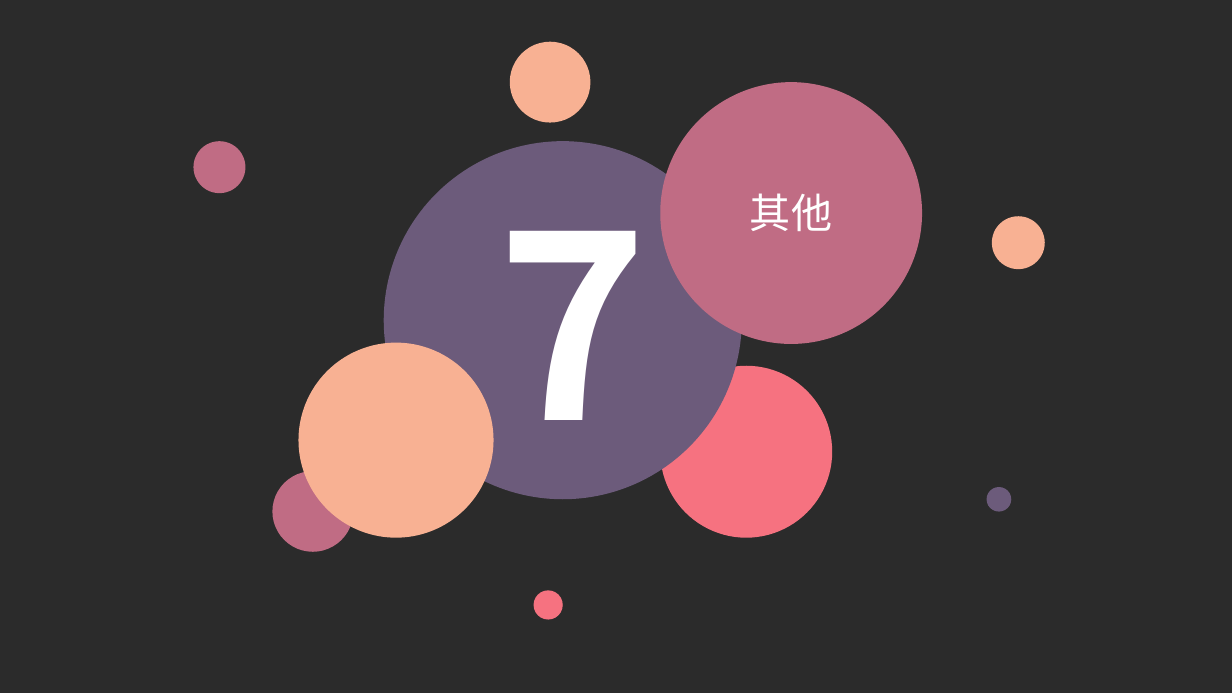
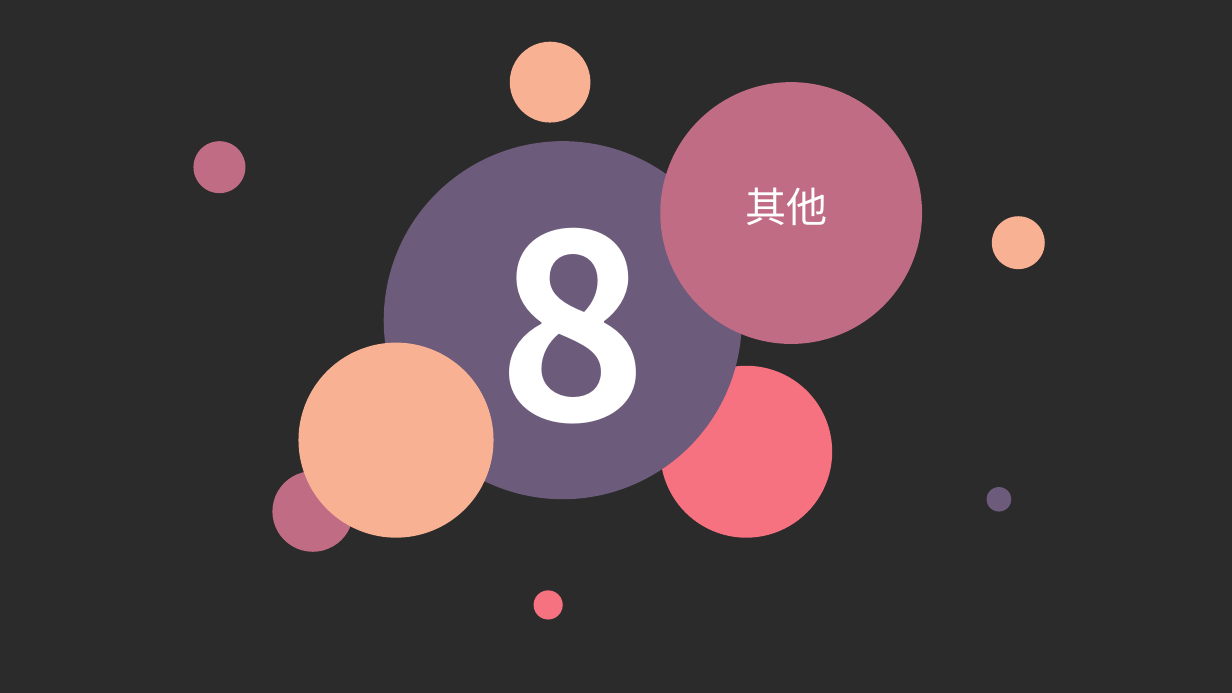
Before and after one commit to SRA2021-G04/project, a slide deck: slide 36 of 非受控文件/翻转课堂/SRA2021-G04-翻转课堂06.pptx (slide 32 before the commit). Drawn at 1232x693 pixels with LibreOffice and Linux fonts; fonts in the diff are those of the drawing; background and template pictures are left out; a plain dark background stands for a picture behind light text. Boxes give left, top, right and bottom in pixels: in the first picture for what was removed or moved away, otherwise in the second. Text is boxed around its words. In the diff, an @@ line names an element or a change of style, - is before the commit and + after.

```diff
--- a/非受控文件/翻转课堂/SRA2021-G04-翻转课堂06.pptx
+++ b/非受控文件/翻转课堂/SRA2021-G04-翻转课堂06.pptx
@@ text at (x1=498, y1=161, x2=649, y2=482): text changed @@
-7
+8
@@ text "其他" at (x1=746, y1=187, x2=828, y2=225): alignment centre to left @@
```
Also in this commit, not shown: 21 other slides changed, 4 slides added.
